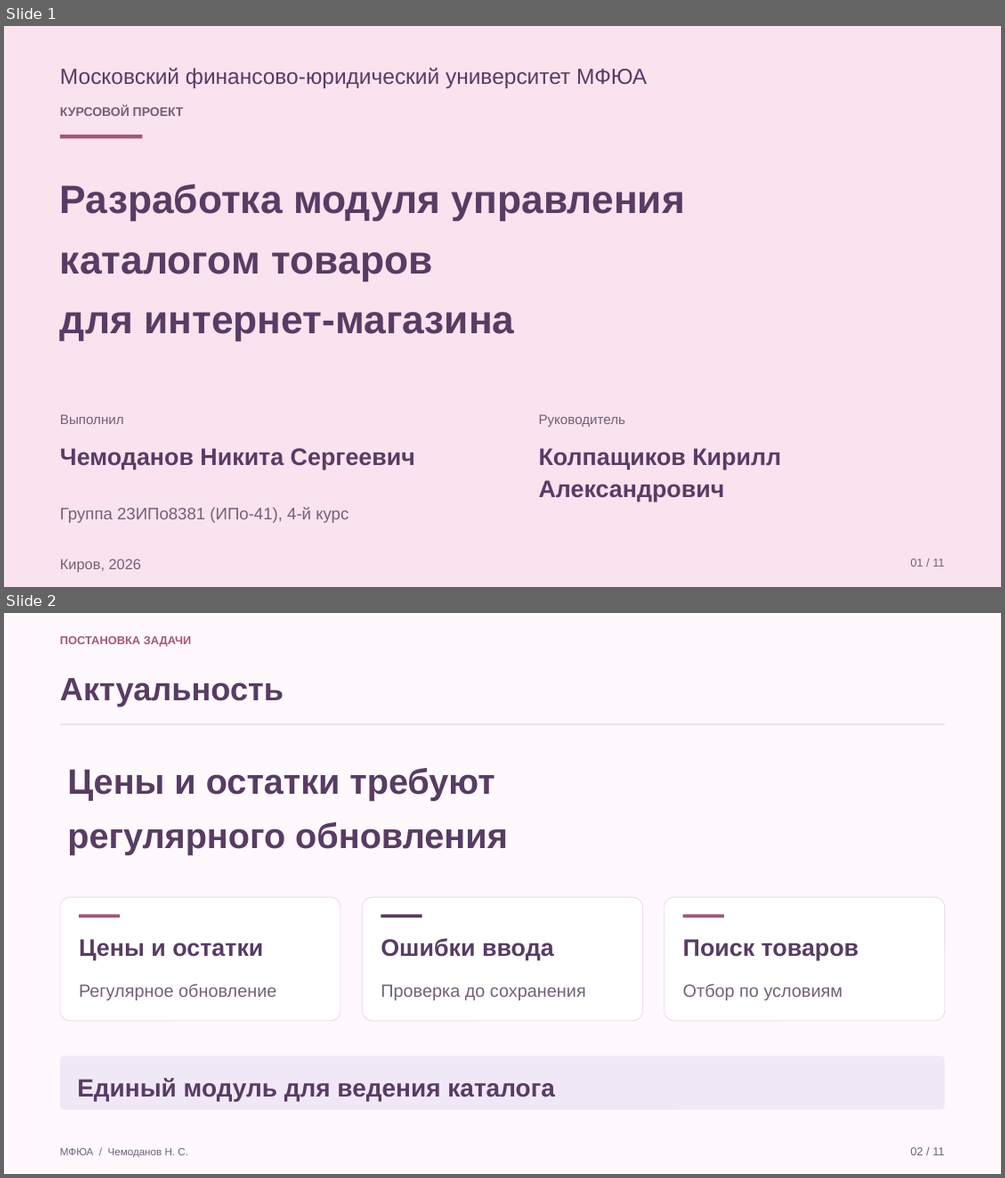
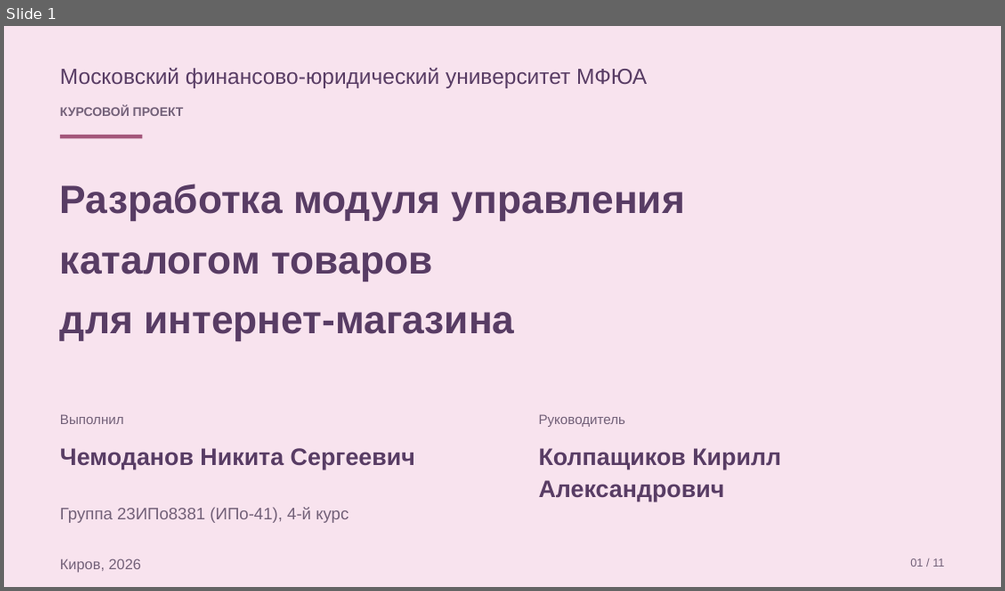
Before and after one commit to Koryza/kyyyyyrsach, a slide deck: docs/defense/catalog_defense.pptx. Shown one above the other, each under a label of ours: slides 1 and 2 before the commit, slide 1 after it. The pictures are 1005x1178 and 1005x591 pixels, drawn with LibreOffice and Linux fonts; fonts in the diff are those of the drawing. Boxes give left, top, right and bottom in pixels: in the first picture for what was removed or moved away, otherwise in the second. Text is boxed around its words. In the diff, an @@ line names an element or a change of style, - is before the commit and + after.

```diff
--- a/docs/defense/catalog_defense.pptx
+++ b/docs/defense/catalog_defense.pptx
@@ slide 2 removed at bbox=[4, 613, 1001, 1174], background #FFF8FC @@
@@ text removed at bbox=[60, 636, 192, 647] @@
-ПОСТАНОВКА ЗАДАЧИ
@@ text removed at bbox=[60, 678, 283, 706] @@
-Актуальность
@@ rectangle removed at bbox=[60, 723, 945, 725] @@
@@ text removed at bbox=[67, 768, 508, 855] @@
-Цены и остатки требуют
-регулярного обновления
@@ rounded rectangle removed at bbox=[60, 897, 340, 1021] @@
@@ rounded rectangle removed at bbox=[362, 897, 643, 1021] @@
@@ rounded rectangle removed at bbox=[664, 897, 945, 1021] @@
@@ rectangle removed at bbox=[79, 915, 120, 917] @@
@@ rectangle removed at bbox=[380, 915, 422, 917] @@
@@ rectangle removed at bbox=[683, 915, 724, 917] @@
@@ text removed at bbox=[79, 939, 263, 960] @@
-Цены и остатки
@@ text removed at bbox=[380, 938, 554, 960] @@
-Ошибки ввода
@@ text removed at bbox=[683, 939, 858, 960] @@
-Поиск товаров
@@ text removed at bbox=[79, 983, 276, 1000] @@
-Регулярное обновление
@@ text removed at bbox=[380, 984, 586, 1000] @@
-Проверка до сохранения
@@ text removed at bbox=[683, 983, 843, 1000] @@
-Отбор по условиям
@@ rounded rectangle removed at bbox=[60, 1055, 945, 1110] @@
@@ text removed at bbox=[77, 1078, 555, 1101] @@
-Единый модуль для ведения каталога
@@ text removed at bbox=[60, 1148, 188, 1158] @@
-МФЮА / Чемоданов Н. С.
@@ text removed at bbox=[910, 1147, 944, 1155] @@
-02 / 11
```
Also in this commit, not shown: 1 slide added, 12 other files.
